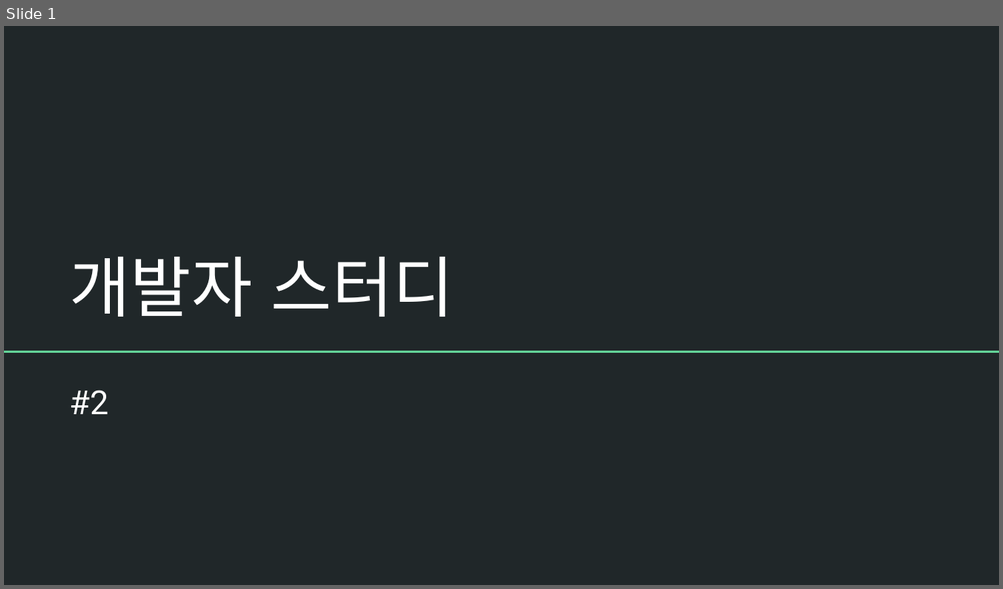
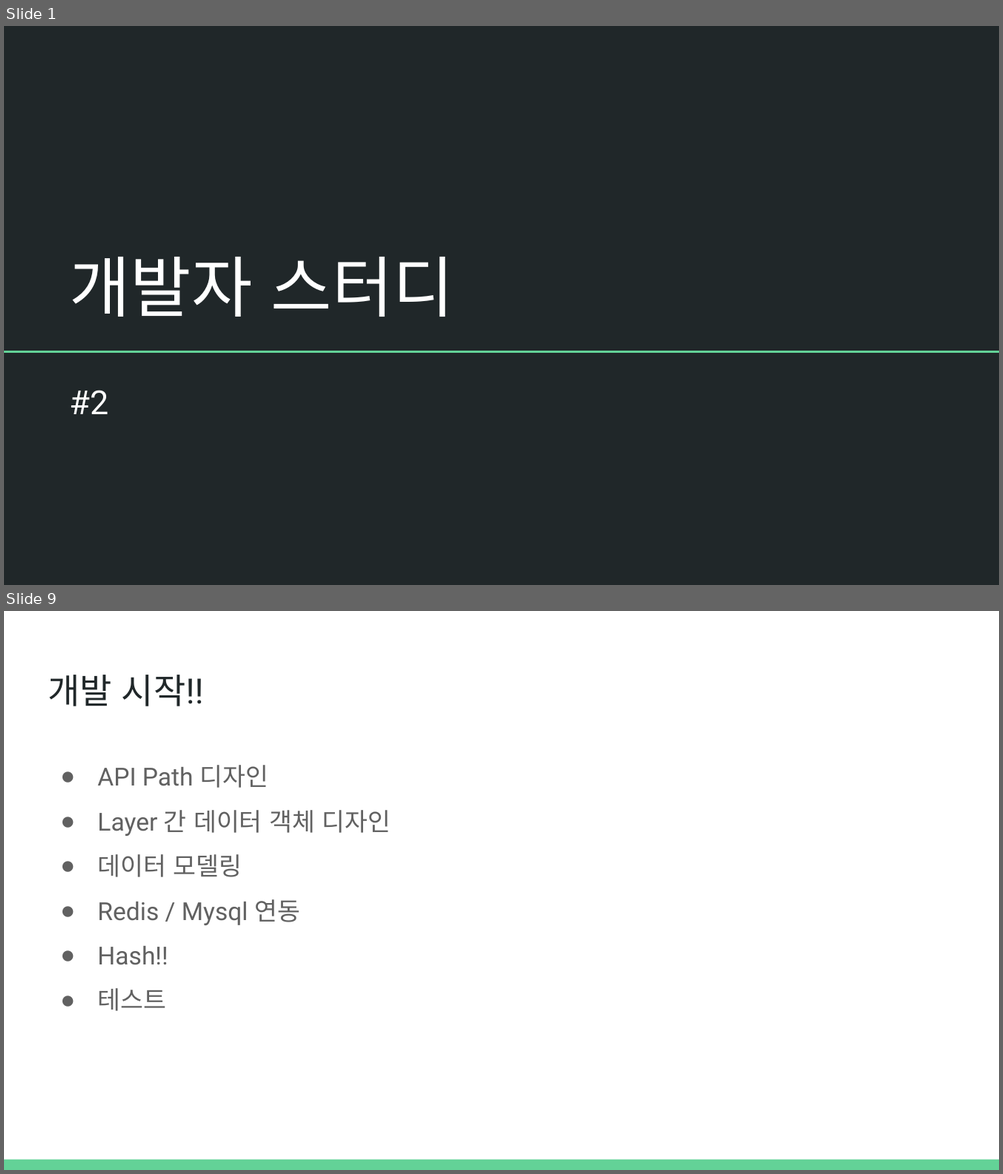
Before and after one commit to SJCEstudy/SJCEstudy_2025_Lecture, a slide deck: Server Lecture Material/개발자 스터디 #2.pptx. Shown one above the other, each under a label of ours: slide 1 before the commit, slides 1 and 9 after it; the slides between them are not shown. The pictures are 1003x589 and 1003x1174 pixels, drawn with LibreOffice and Linux fonts; fonts in the diff are those of the drawing. Boxes give left, top, right and bottom in pixels: in the first picture for what was removed or moved away, otherwise in the second. Text is boxed around its words. In the diff, an @@ line names an element or a change of style, - is before the commit and + after.

```diff
--- a/Server Lecture Material/개발자 스터디 #2.pptx
+++ b/Server Lecture Material/개발자 스터디 #2.pptx
@@ slide 9 added at [4, 611, 999, 1170], background #FFFFFF @@
@@ title added at [48, 675, 204, 706], 25.2 pt, text #202729 @@
+개발 시작!!
@@ text added at [97, 765, 391, 1011], 18 pt, text #616161 @@
+● API Path 디자인
+● Layer 간 데이터 객체 디자인
+● 데이터 모델링
+● Redis / Mysql 연동
+● Hash!!
+● 테스트
@@ rectangle added at [4, 1160, 999, 1170], fill #63D297 @@
```
Also in this commit, not shown: 3 slides changed, 18 other slides added, 1 other file.
